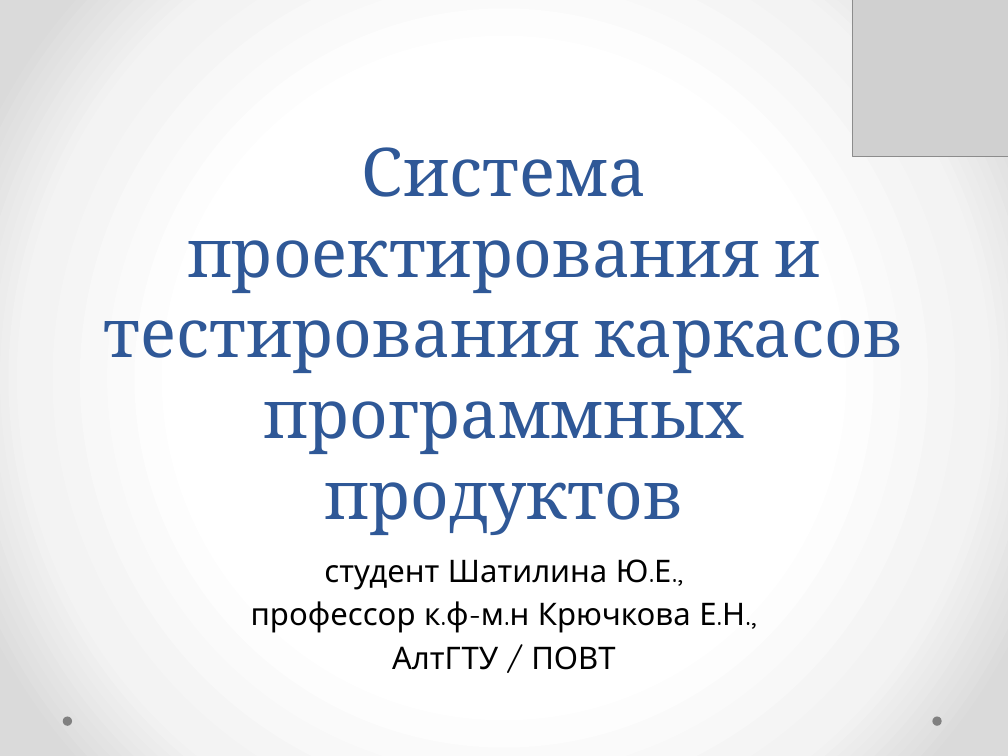
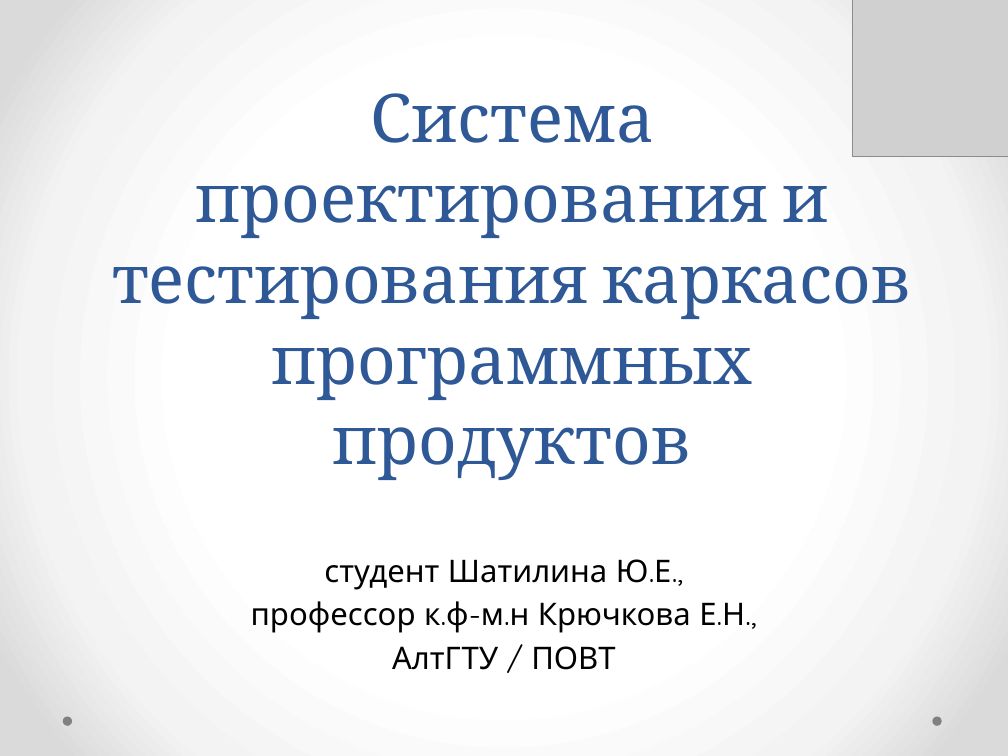
Before and after one commit to hisohito/proto-doc, a slide deck: slide 1 of shatilina.pptx. Drawn at 1008x756 pixels with LibreOffice and Linux fonts; fonts in the diff are those of the drawing; grey boxes stand for pictures. Boxes give left, top, right and bottom in pixels: in the first picture for what was removed or moved away, otherwise in the second. Text is boxed around its words. In the diff, an @@ line names an element or a change of style, - is before the commit and + after.

```diff
--- a/shatilina.pptx
+++ b/shatilina.pptx
@@ title "Система проектирования и тестирования каркасов ...": place and size @@
-title "Система проектирования и тестирования каркасов ..." at (104,147,904,535)
+title "Система проектирования и тестирования каркасов ..." at (112,93,912,480)
```
Also in this commit, not shown: 20 other slides changed, 1 slide added, 1 slide removed, 4 other files.
